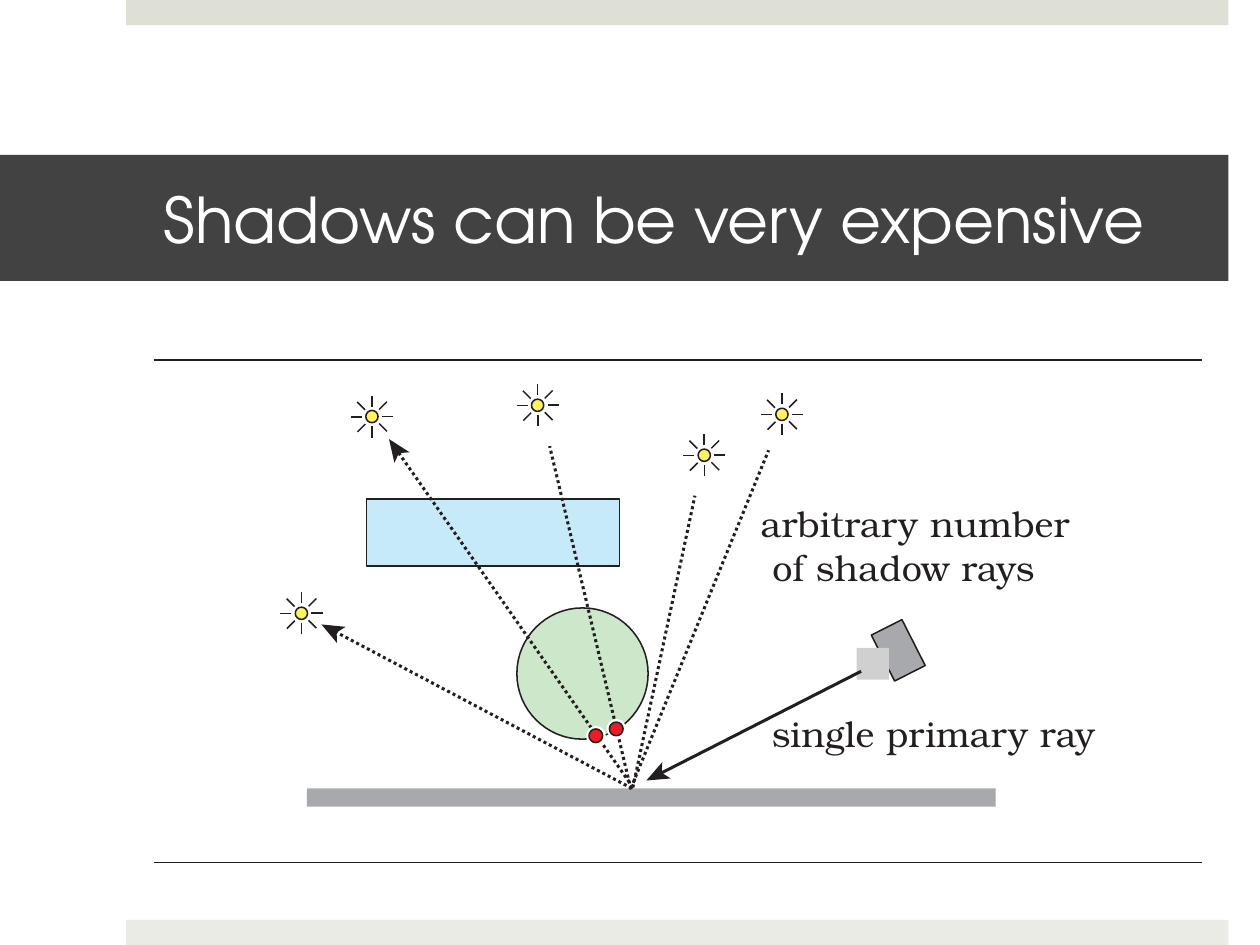
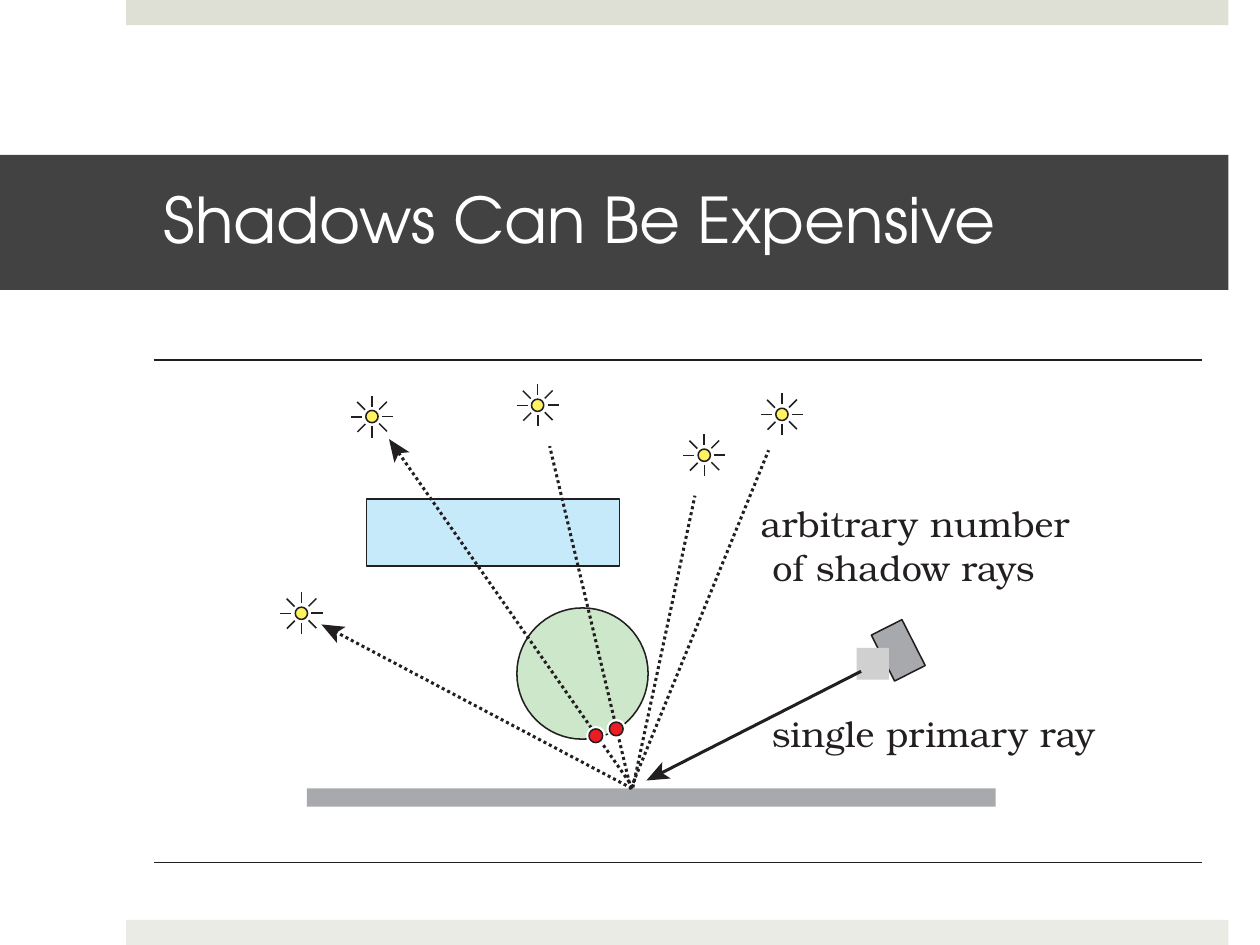
Before and after one commit to shaffer1/UIllinois_Rendering, a slide deck: slide 21 of Lecture-8-Shadows.pptx. Drawn at 1260x945 pixels with LibreOffice and Linux fonts; fonts in the diff are those of the drawing; grey boxes stand for pictures; background and template pictures are left out. Boxes give left, top, right and bottom in pixels: in the first picture for what was removed or moved away, otherwise in the second. Text is boxed around its words. In the diff, an @@ line names an element or a change of style, - is before the commit and + after.

```diff
--- a/Lecture-8-Shadows.pptx
+++ b/Lecture-8-Shadows.pptx
@@ freeform shape: place and size @@
-freeform shape at bbox=[0, 155, 1228, 281]
+freeform shape at bbox=[0, 155, 1228, 290]
@@ title at bbox=[164, 195, 996, 255]: text changed @@
-Shadows can be very expensive
+Shadows Can Be Expensive
```
Also in this commit, not shown: 11 other slides changed.
